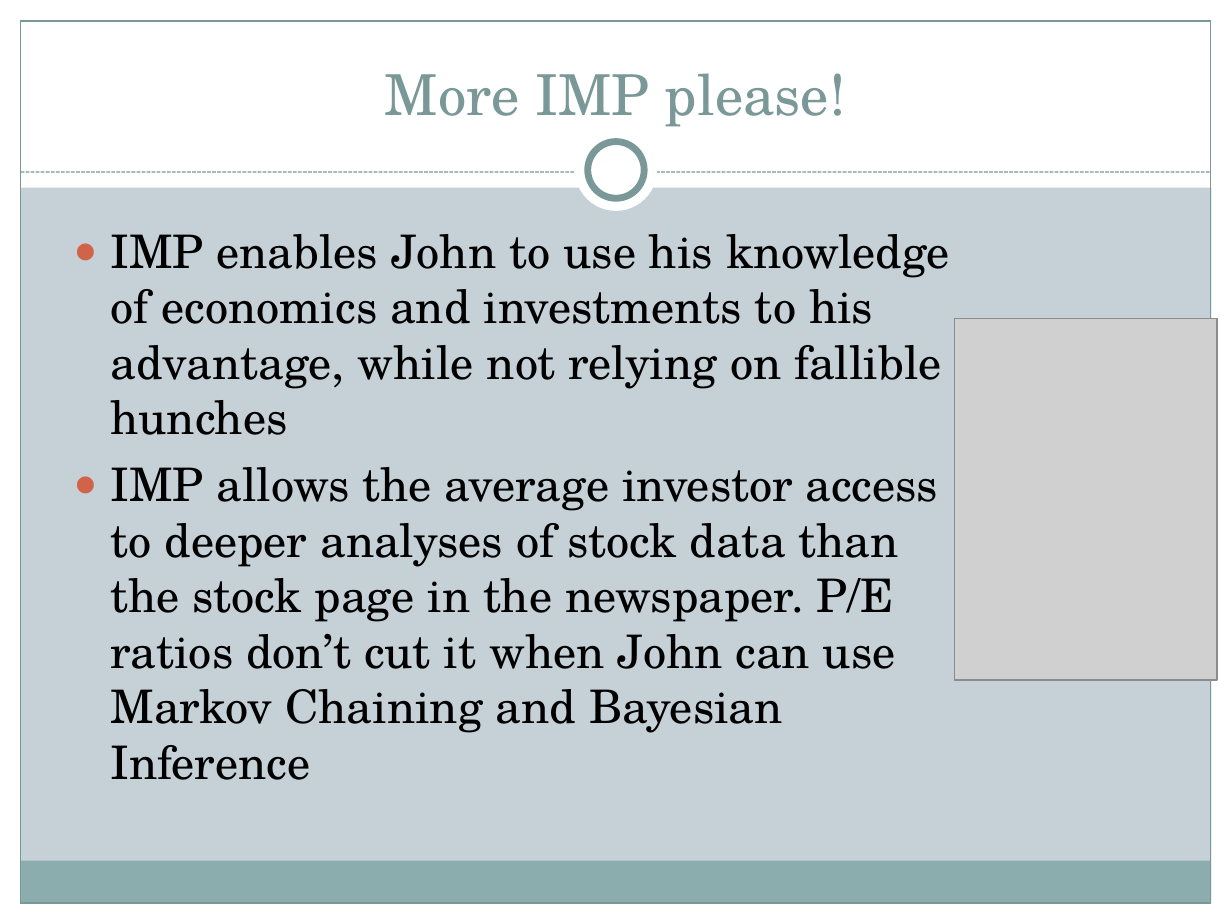
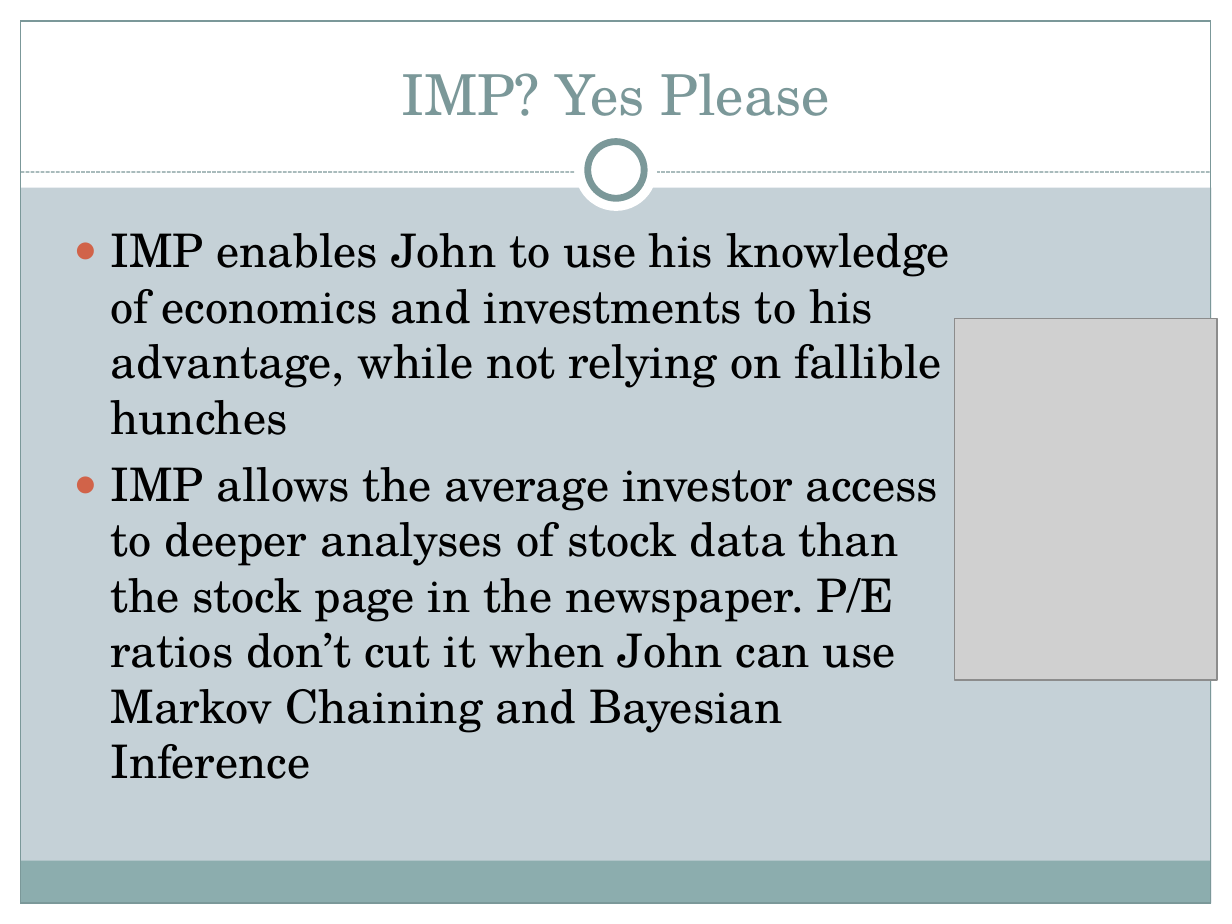
Before and after one commit to ChrisBye/rpi-imp, a slide deck: slide 8 of final presentation/justification and vision.ppt. Drawn at 1232x924 pixels with LibreOffice and Linux fonts; fonts in the diff are those of the drawing; grey boxes stand for pictures. Boxes give left, top, right and bottom in pixels: in the first picture for what was removed or moved away, otherwise in the second. Text is boxed around its words. In the diff, an @@ line names an element or a change of style, - is before the commit and + after.

```diff
--- a/final presentation/justification and vision.ppt
+++ b/final presentation/justification and vision.ppt
@@ title at (401,73,829,116): text changed @@
-More IMP please!
+IMP? Yes Please
```
